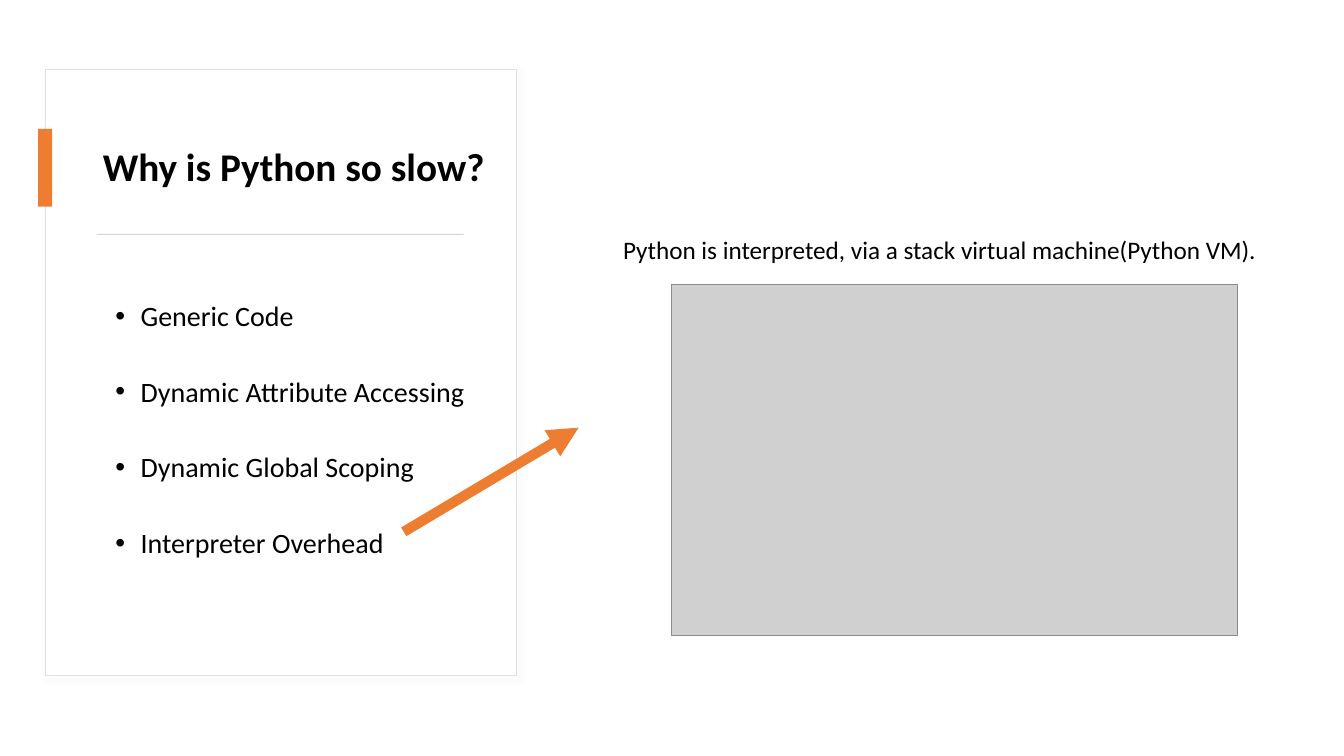
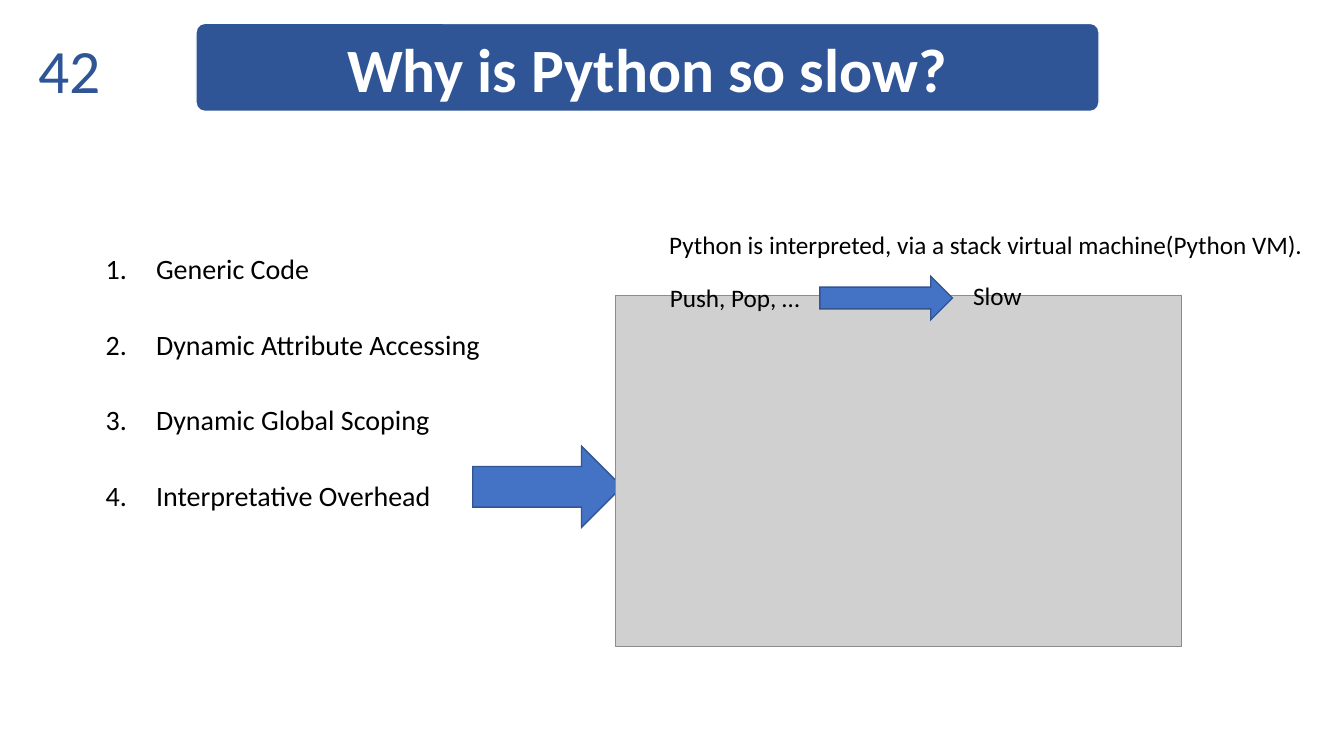
Before and after one commit to thautwarm/diojit, a slide deck: slide 42 of docs/Taine.pptx (slide 36 before the commit). Drawn at 1344x756 pixels with LibreOffice and Linux fonts; fonts in the diff are those of the drawing; grey boxes stand for pictures. Boxes give left, top, right and bottom in pixels: in the first picture for what was removed or moved away, otherwise in the second. Text is boxed around its words. In the diff, an @@ line names an element or a change of style, - is before the commit and + after.

```diff
--- a/docs/Taine.pptx
+++ b/docs/Taine.pptx
@@ rounded rectangle "Why is Python so slow?" resized from (x1=103, y1=153, x2=485, y2=187) to (x1=196, y1=23, x2=1099, y2=111) @@
@@ rounded rectangle "Why is Python so slow?" at (x1=196, y1=23, x2=1099, y2=111): size 28 to 44 pt, text colour #000000 to #FFFFFF; alignment left to centre; line spacing 0.9 to 1; vertical alignment middle to top; fill none to #2F5597; outline none to #FFFFFF 1 pt @@
@@ page number added at (x1=38, y1=53, x2=100, y2=93), 44 pt, text #2F5597 @@
+42
@@ rectangle removed at (x1=45, y1=70, x2=517, y2=676) @@
@@ rectangle removed at (x1=38, y1=129, x2=52, y2=207) @@
@@ text "Generic Code" moved from (x1=141, y1=306, x2=464, y2=558) to (x1=156, y1=259, x2=479, y2=511) @@
@@ rectangle removed at (x1=97, y1=234, x2=464, y2=235) @@
@@ text "Python is interpreted, via a ..." moved from (x1=623, y1=240, x2=1256, y2=263) to (x1=669, y1=236, x2=1302, y2=258) @@
@@ text at (x1=156, y1=259, x2=479, y2=435): bullet • to 1. @@
@@ picture moved from (x1=673, y1=284, x2=1238, y2=635) to (x1=616, y1=295, x2=1182, y2=646) @@
@@ text added at (x1=670, y1=287, x2=776, y2=311), 18 pt, text #000000 @@
+Push, Pop, …
@@ right arrow added at (x1=820, y1=276, x2=953, y2=320), fill #4472C4, outline #325491 1 pt @@
@@ text added at (x1=973, y1=284, x2=1021, y2=305), 18 pt, text #000000 @@
+Slow
@@ arrow removed from (404, 532) to (579, 427) @@
@@ right arrow added at (x1=473, y1=447, x2=622, y2=528), fill #4472C4, outline #325491 1 pt @@
@@ text at (x1=156, y1=486, x2=430, y2=511): text changed @@
-• Interpreter Overhead
+4. Interpretative Overhead
```
Also in this commit, not shown: 40 other slides changed, 20 slides added, 15 slides removed, 4 other files.
